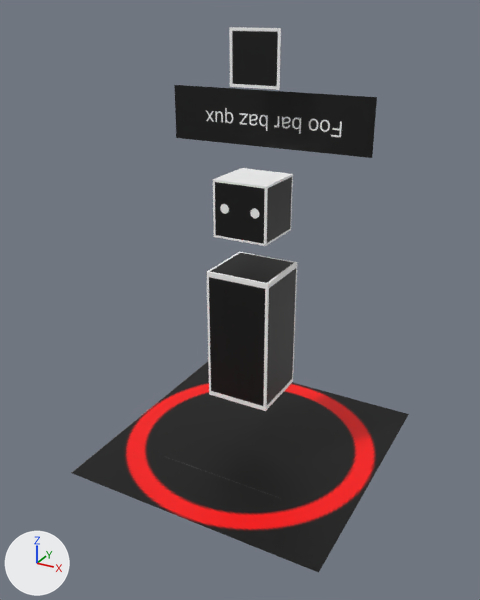
Two versions of the glTF model static/assets/3d/cuboid-character.glb, one commit apart.
Rendered twice from a camera (50 mm lens) standing at (2.07, -3.94, 3.19) and looking at (-0.04, -0.11, 1.28). Every picture has the same lights, and +X, +Y and +Z are marked at lower left. Vertices at the same position are counted once.

Script lines for the objects in view, before the commit:
```python
me_cube_003 = bpy.data.meshes.new('Cube.003')
me_cube_003.from_pydata(...)  # 32 vertices, 32 faces; spans x -1.0..1.0, y -1.0..1.0, z 0.0..3.08
me_cube_003.materials.append(mat_cuboid_character_material)  # picture img_cuboid_character_tex
ob_cuboid_character_mesh = bpy.data.objects.new('cuboid-character-mesh', me_cube_003)
ob_cuboid_character_mesh.location = (0.0, 0.0, 0.0)
```
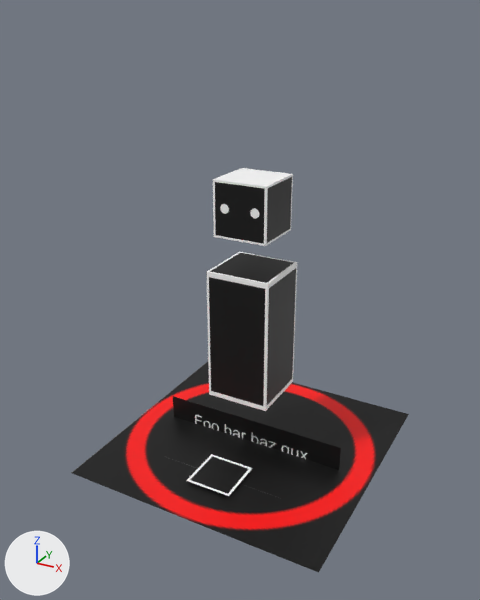
Where the change shows, as pixel boxes [x1, y1, x2, y2] in the pictures (480 x 600 px; the box of a moved part takes in the faces that stretch with it):
'cuboid-character-mesh', reshaped (26% shorter)
    before: [71, 27, 409, 573]
    after: [71, 168, 409, 573]
part 1 of me_cube_003, moved or reshaped
    before: [174, 85, 377, 158]
    after: [173, 396, 341, 470]
part 2 of me_cube_003, moved or reshaped
    before: [229, 27, 281, 90]
    after: [186, 454, 252, 496]

Diff of the bpy script that builds the scene:
```diff
--- a/static/assets/3d/cuboid-character.glb.py
+++ b/static/assets/3d/cuboid-character.glb.py
@@ me_cube_003 @@
 me_cube_003.from_pydata(...)  # 32 vertices, 32 faces; spans x -1.0..1.0, y -1.0..1.0, z 0.0..3.08
 # used by ob_cuboid_character_mesh; location = (0.0, 0.0, 0.0)
-me_cube_003.vertices[24].co = (-0.75, 0.2, 2.31)  # pixel (176, 137)
-me_cube_003.vertices[25].co = (0.75, 0.2, 2.31)  # pixel (372, 158)
-me_cube_003.vertices[26].co = (-0.75, 0.2, 2.69)  # pixel (174, 84)
-me_cube_003.vertices[27].co = (0.75, 0.2, 2.69)  # pixel (377, 97)
-me_cube_003.vertices[28].co = (-0.18, 0.0, 2.72)  # pixel (229, 86)
-me_cube_003.vertices[29].co = (0.18, 0.0, 2.72)  # pixel (279, 89)
-me_cube_003.vertices[30].co = (-0.18, 0.0, 3.08)  # pixel (229, 27)
-me_cube_003.vertices[31].co = (0.18, 0.0, 3.08)  # pixel (281, 28)
+# me_cube_003 part 1
+me_cube_003.vertices[24].co = (0.75, 0.0, 0.2)  # pixel (340, 448)
+me_cube_003.vertices[25].co = (-0.75, 0.0, 0.2)  # pixel (172, 396)
+me_cube_003.vertices[26].co = (0.75, 0.0, -0.17)
+me_cube_003.vertices[27].co = (-0.75, 0.0, -0.17)
+# me_cube_003 part 2
+me_cube_003.vertices[28].co = (-0.18, -0.68, 0.02)  # pixel (186, 480)
+me_cube_003.vertices[29].co = (0.18, -0.68, 0.02)  # pixel (228, 496)
+me_cube_003.vertices[30].co = (-0.18, -0.32, 0.02)  # pixel (211, 454)
+me_cube_003.vertices[31].co = (0.18, -0.32, 0.02)  # pixel (252, 468)
 me_cube_003.materials.append(mat_cuboid_character_material)
```
